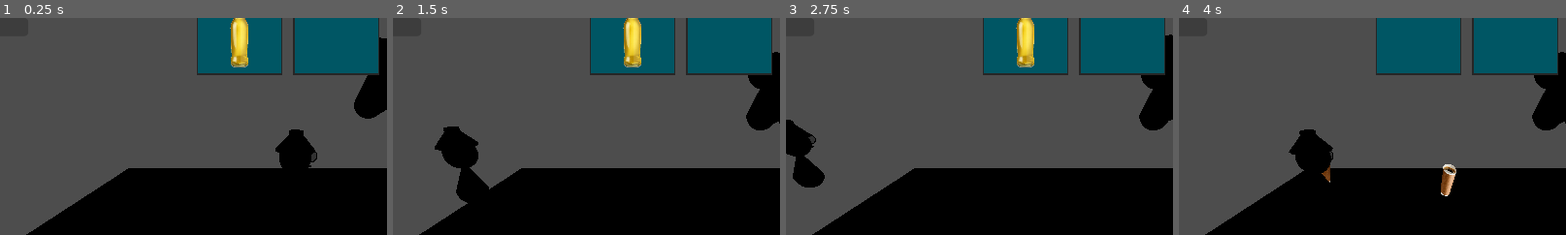
Above: before the commit, frames 1-4 (left to right).
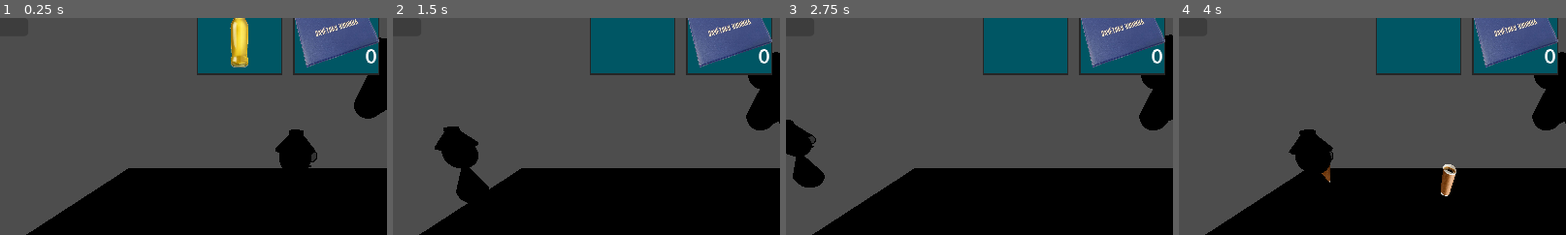
Above: after the commit, the same moments.

Repository: dueip/2024f_gamejam_misis
Game: Godot game, scene res://test_tw.tscn
Two runs of this game, one before a commit and one after it. Both use one fixed random seed, a clock stepped at 60 frames per second and the inputs below.
Inputs (mouse positions are % of the whole screen's width and height, from its top left):
- Up to frame 1 (0.25 s): no input
- Up to frame 2 (1.5 s): tap Enter at 0.5 s; move the mouse to (72, 45) at 0.52 s; hold D (character_right) 0.53-1.28 s; tap Space (character_dash) at 0.6 s; click (72, 45) at 0.67 s; move the mouse to (30, 55) at 1.27 s; hold S (character_back) from 1.28 s (still down); tap E (character_drop_item) at 1.35 s; click (30, 55) at 1.42 s
- Up to frame 3 (2.75 s): move the mouse to (60, 28) at 2.02 s; release S (character_back) at 2.03 s; hold D (character_right) from 2.03 s (still down); hold Shift (character_run) from 2.03 s (still down); click (60, 28) at 2.17 s
- Up to frame 4 (4 s): move the mouse to (45, 70) at 2.77 s; release D (character_right) at 2.78 s; release Shift (character_run) at 2.78 s; hold W (character_up) 2.78-3.53 s; tap Q (character_use_item) at 2.85 s; click (45, 70) at 2.92 s; move the mouse to (80, 65) at 3.52 s; hold A (character_left) from 3.53 s (still down); tap Space (character_dash) at 3.6 s; click (80, 65) at 3.67 s
The pictures show only the part of the screen within x 15-65%, y 0-50%; the shares and areas given below are measured in that part.

The runs differ from the first frame. In frame 1, 3.5% of the frame differs, in the area x 76-98%, y 0-23%; in frame 2, 4.5%, in the area x 59-98%, y 0-23%; in frame 3, 4.5%; in frame 4, 3.5%.

Commit message:
some small changes

Diff:
--- a/character.tscn
+++ b/character.tscn
@@ -4,7 +4,7 @@
 [ext_resource type="PackedScene" uid="uid://cbkrux0053i8c" path="res://bar/progress_bar.tscn" id="2_5nwxr"]
 [ext_resource type="Resource" uid="uid://12cfv8iouicg" path="res://stamina_resource.tres" id="2_roinp"]
 [ext_resource type="Script" path="res://StaminaLoseResource.gd" id="3_cif5q"]
-[ext_resource type="PackedScene" uid="uid://b78nmta87loqj" path="res://inventory/inventory_ui.tscn" id="4_6ojq5"]
+[ext_resource type="Script" path="res://inventory/inventory_ui.gd" id="4_6cpqn"]
 [ext_resource type="PackedScene" uid="uid://ct62gqlhtgtlg" path="res://assets/DrugConsumer.glb" id="6_2xxda"]
 
 [sub_resource type="Resource" id="Resource_71j2l"]
@@ -20,18 +20,26 @@
 stamina = ExtResource("2_roinp")
 stamina_lose = SubResource("Resource_71j2l")
 
-[node name="inventory_ui" parent="." instance=ExtResource("4_6ojq5")]
+[node name="inventory_ui" type="Control" parent="." groups=["UI"]]
+custom_minimum_size = Vector2(640, 128)
+layout_mode = 3
+anchors_preset = 15
+anchor_right = 1.0
+anchor_bottom = 1.0
 offset_left = 468.0
 offset_top = -43.0
 offset_right = -44.0
 offset_bottom = -563.0
+grow_horizontal = 2
+grow_vertical = 2
+script = ExtResource("4_6cpqn")
 
 [node name="CollisionShape3D" type="CollisionShape3D" parent="."]
 shape = SubResource("CapsuleShape3D_2pkr1")
 
 [node name="DashTimer" type="Timer" parent="."]
 
-[node name="StaminaBar" parent="." instance=ExtResource("2_5nwxr")]
+[node name="StaminaBar" parent="." groups=["UI"] instance=ExtResource("2_5nwxr")]
 show_percentage = false
 resource = ExtResource("2_roinp")
 
--- a/inventory/global_inventory.tres
+++ b/inventory/global_inventory.tres
@@ -8,7 +8,7 @@
 [sub_resource type="Resource" id="Resource_s1n2m"]
 script = ExtResource("2_ypycj")
 item = ExtResource("2_jjs0e")
-amount = 2
+amount = 1
 clear_if_empty = true
 capacity = 1
 
@@ -16,8 +16,8 @@
 script = ExtResource("2_ypycj")
 item = ExtResource("2_7ijxr")
 amount = 0
-clear_if_empty = true
-capacity = 99
+clear_if_empty = false
+capacity = 3
 
 [resource]
 script = ExtResource("1_aofla")
--- a/scene_manager.gd
+++ b/scene_manager.gd
@@ -7,6 +7,12 @@
 	var root = get_tree().get_root()
 	current_scene = root.get_child(root.get_child_count() - 1)
 
+func switch_visibily_ui():
+	print("here")
+	var ui = get_tree().get_nodes_in_group("UI")
+	for n in ui:
+		n.visible=!n.visible
+
 func change_scene(path: String):
 	# Hide the current scene
 	current_scene.hide()
@@ -14,7 +20,7 @@
 
 	# Load the new scene
 	var new_scene = load(path).instantiate()
-
+	switch_visibily_ui()
 	# Add the new scene to the root
 	get_tree().get_root().add_child(new_scene)
 
@@ -26,7 +32,7 @@
 	# Ensure the previous scene is enabled and visible
 	prev_scene.show()
 	prev_scene.process_mode = PROCESS_MODE_ALWAYS
-
+	switch_visibily_ui()
 	# Optionally, hide the current scene
 	current_scene.hide()
 	current_scene.process_mode = PROCESS_MODE_DISABLED
